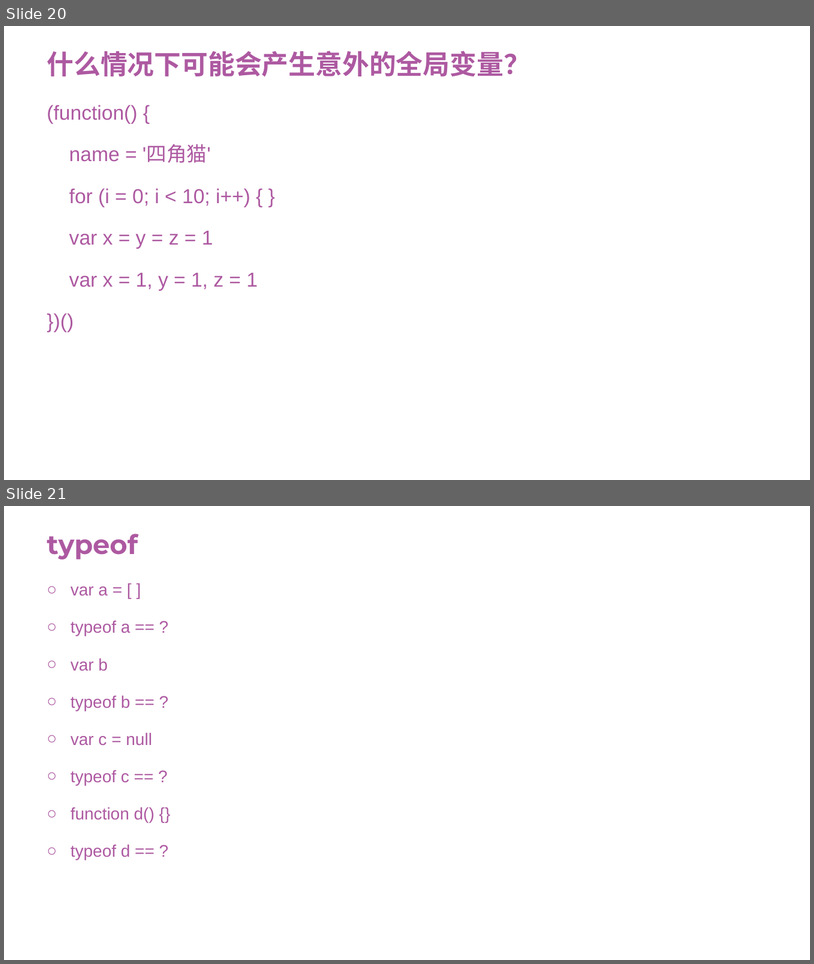
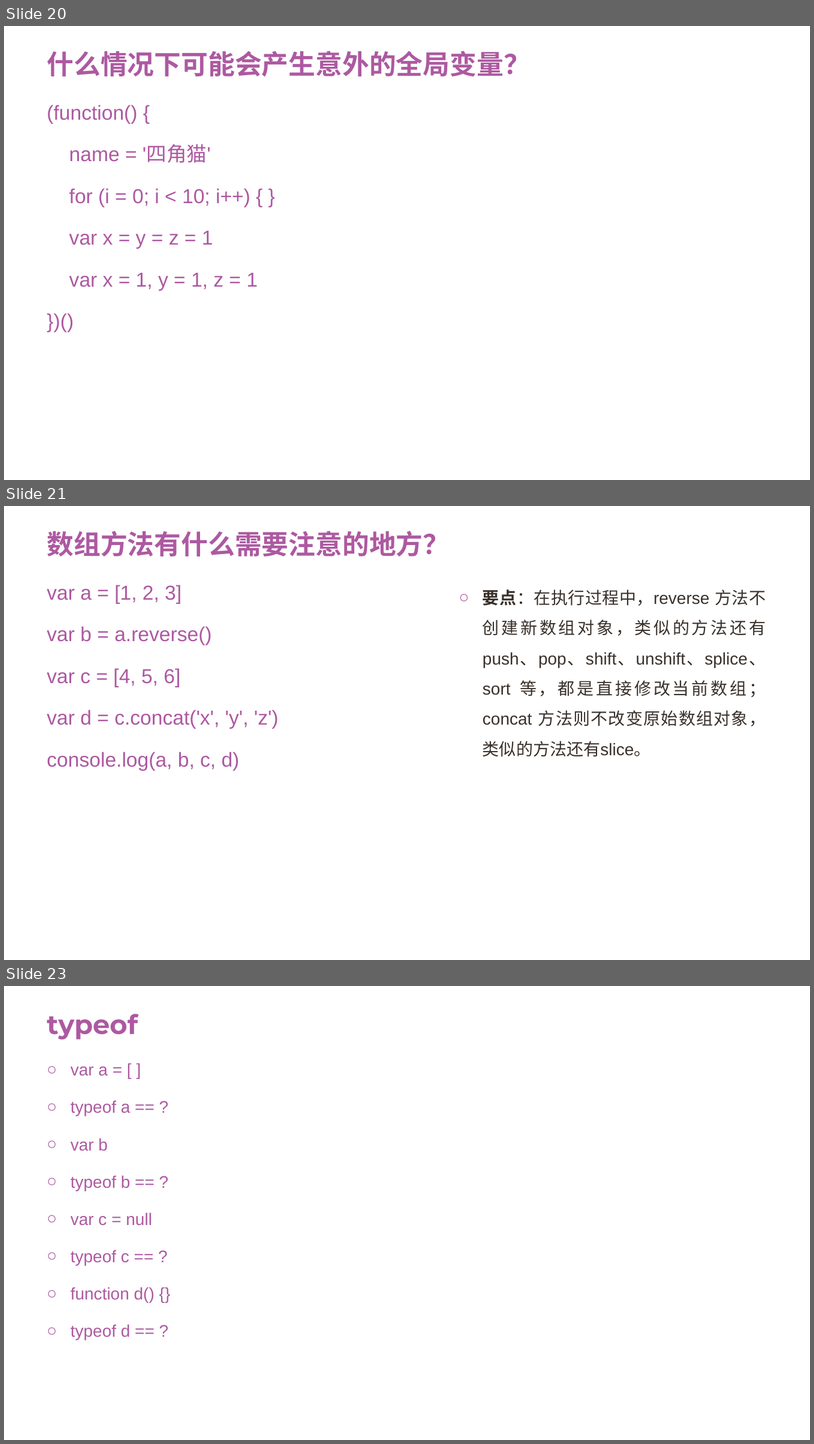
Before and after one commit to panxuepeng/javascript, a slide deck: ppt/JavaScript 基础部分.ppt. Shown one above the other, each under a label of ours: slides 20 and 21 before the commit, slides 20, 21 and 23 after it; the slides between them are not shown. The pictures are 814x964 and 814x1444 pixels, drawn with LibreOffice and Linux fonts; fonts in the diff are those of the drawing; background and template pictures are left out. Boxes give left, top, right and bottom in pixels: in the first picture for what was removed or moved away, otherwise in the second. Text is boxed around its words. In the diff, an @@ line names an element or a change of style, - is before the commit and + after.

Commit message:
ppt

```diff
--- a/ppt/JavaScript 基础部分.ppt
+++ b/ppt/JavaScript 基础部分.ppt
@@ slide 21 added at bbox=[4, 506, 810, 960], background #FFFFFF @@
@@ title added at bbox=[47, 531, 450, 556], 32 pt, text #AD59A1, bold @@
+数组方法有什么需要注意的地方？
@@ text added at bbox=[47, 585, 279, 771], 24 pt, text #AD59A1 @@
+var a = [1, 2, 3]
+var b = a.reverse()
+var c = [4, 5, 6]
+var d = c.concat('x', 'y', 'z')
+console.log(a, b, c, d)
@@ text added at bbox=[483, 589, 766, 757], 20 pt, text #39302A @@
+○ 要点：在执行过程中，reverse 方法不创建新数组对象，类似的方法还有push、pop、shift、unshift、splice、sort 等，都是直接修改当前数组；concat 方法则不改变原始数组对象，类似的方法还有slice。
@@ what was slide 21 is now slide 23 @@
```
Also in this commit, not shown: 1 other slide added, 12 other files.
